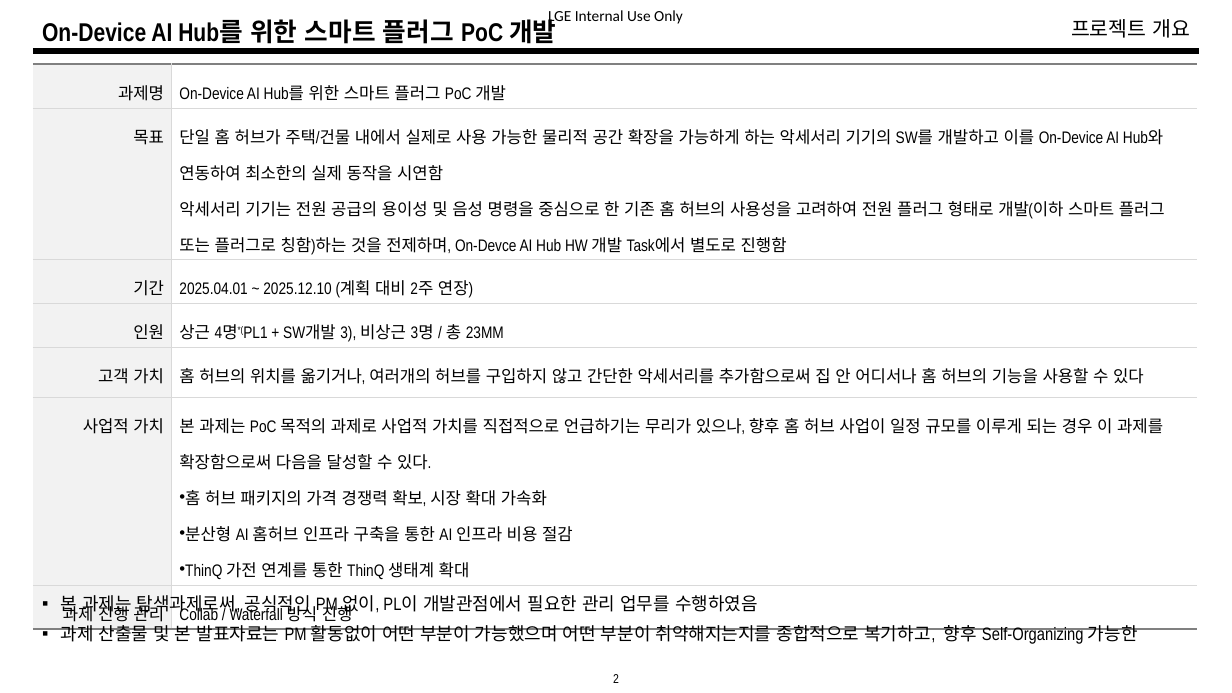
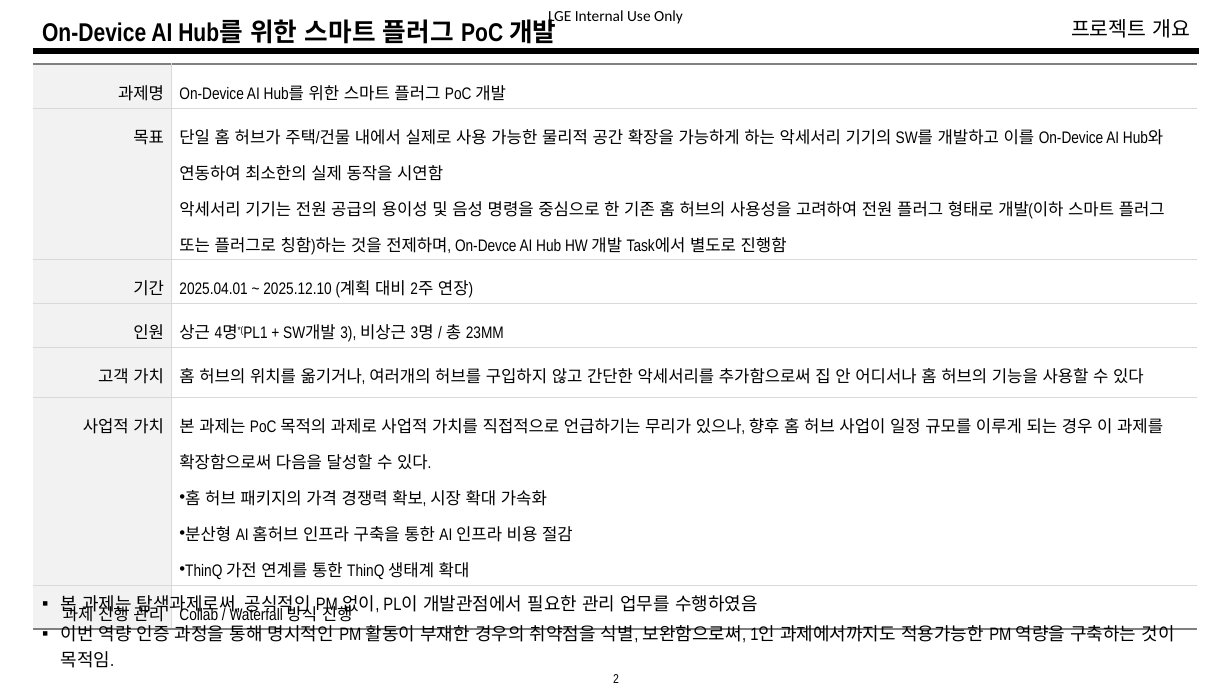
Before and after one commit to ihhwang/pm_final, a slide deck: slide 2 of PM역량인증_발표자료_v0.3.pptx. Drawn at 1232x693 pixels with LibreOffice and Linux fonts; fonts in the diff are those of the drawing. Boxes give left, top, right and bottom in pixels: in the first picture for what was removed or moved away, otherwise in the second. Text is boxed around its words. In the diff, an @@ line names an element or a change of style, - is before the commit and + after.

Commit message:
발표자료 03

```diff
--- a/PM역량인증_발표자료_v0.3.pptx
+++ b/PM역량인증_발표자료_v0.3.pptx
@@ text at (60, 621, 1174, 668): text changed @@
-▪ 과제 산출물 및 본 발표자료는 PM 활동없이 어떤 부분이 가능했으며 어떤 부분이 취약해지는지를 종합적으로 복기하고, 향후 Self-Organizing 가능한
+▪ 이번 역량 인증 과정을 통해 명시적인 PM 활동이 부재한 경우의 취약점을 식별, 보완함으로써, 1인 과제에서까지도 적용가능한 PM 역량을 구축하는 것이 목적임.
```
Also in this commit, not shown: 7 other slides changed, 2 slides added, 1 slide removed.
